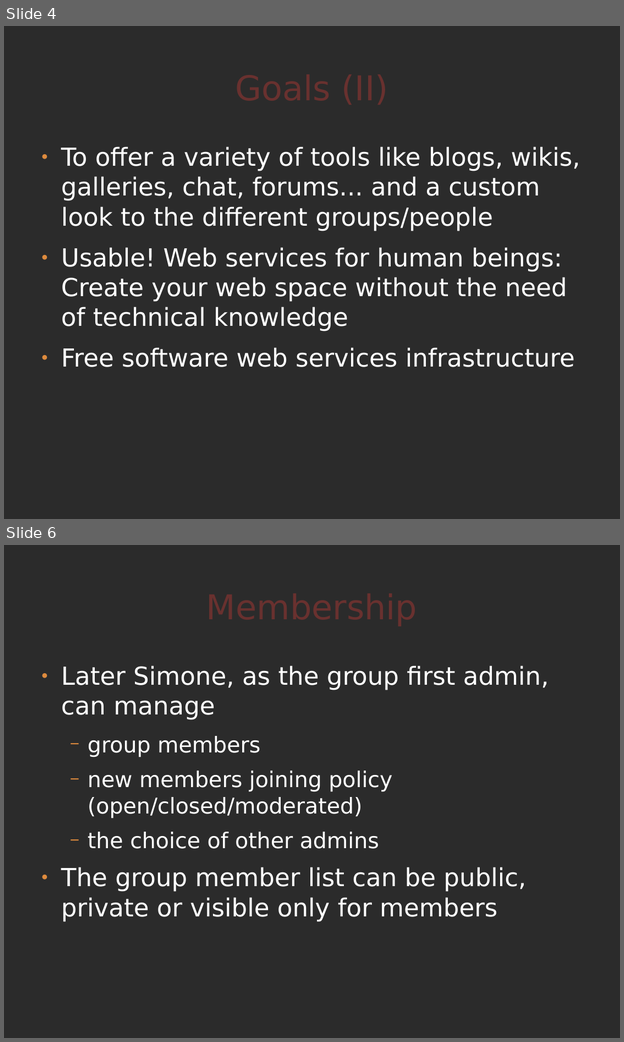
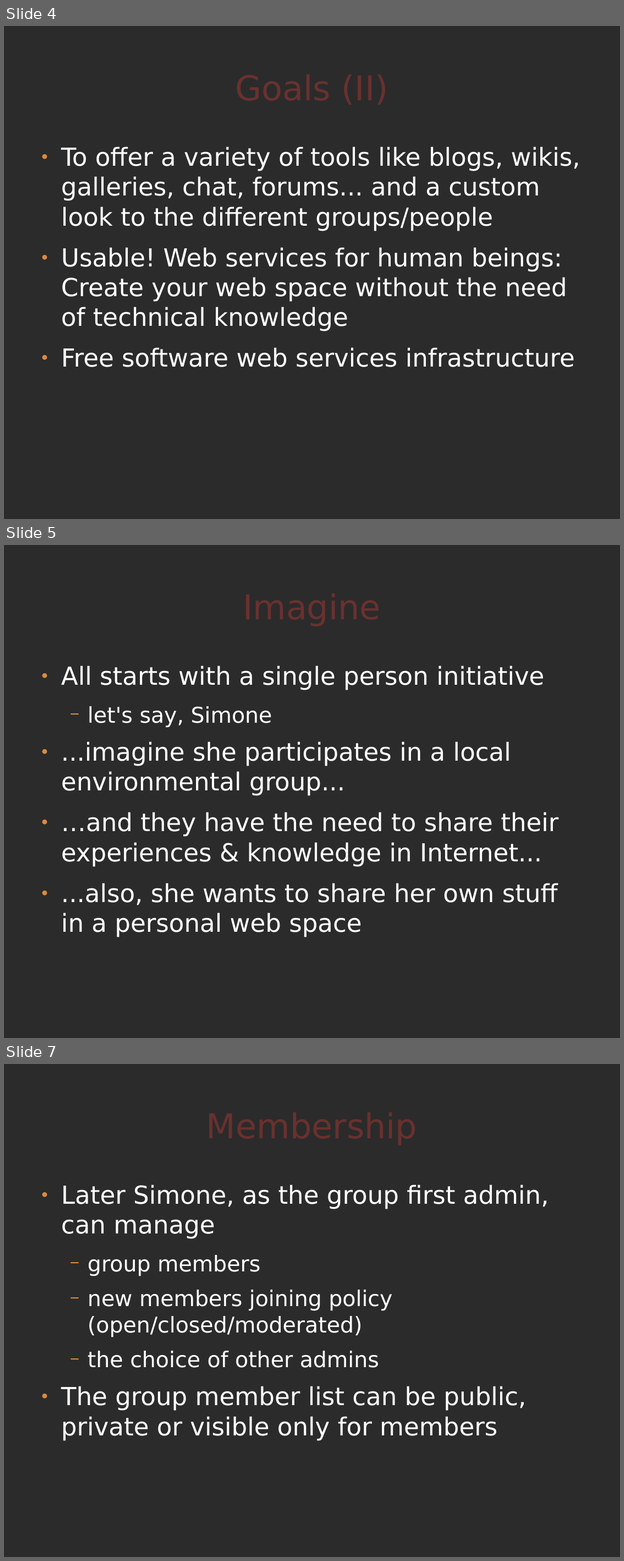
Before and after one commit to comunes/kune, a slide deck: doc/kune-ene-09.odp. Shown one above the other, each under a label of ours: slides 4 and 6 before the commit, slides 4, 5 and 7 after it; the slides between them are not shown. The pictures are 624x1042 and 624x1561 pixels, drawn with LibreOffice and Linux fonts; fonts in the diff are those of the drawing; background and template pictures are left out; a plain dark background stands for a picture behind light text. Boxes give left, top, right and bottom in pixels: in the first picture for what was removed or moved away, otherwise in the second. Text is boxed around its words. In the diff, an @@ line names an element or a change of style, - is before the commit and + after.

```diff
--- a/doc/kune-ene-09.odp
+++ b/doc/kune-ene-09.odp
@@ slide 5 added at box(4, 545, 620, 1038), background picture (left out) @@
@@ title added at box(35, 568, 589, 644), 44 pt, text #69312F @@
+Imagine
@@ text added at box(61, 665, 558, 937), 32 pt, text #FFFFFF @@
+● All starts with a single person initiative
+  − let's say, Simone
+● ...imagine she participates in a local environmental group...
+● …and they have the need to share their experiences & knowledge in Internet...
+● ...also, she wants to share her own stuff in a personal web space
@@ what was slide 6 is now slide 7 @@
```
Also in this commit, not shown: 8 slides changed, 1 slide removed, 1 other file.
